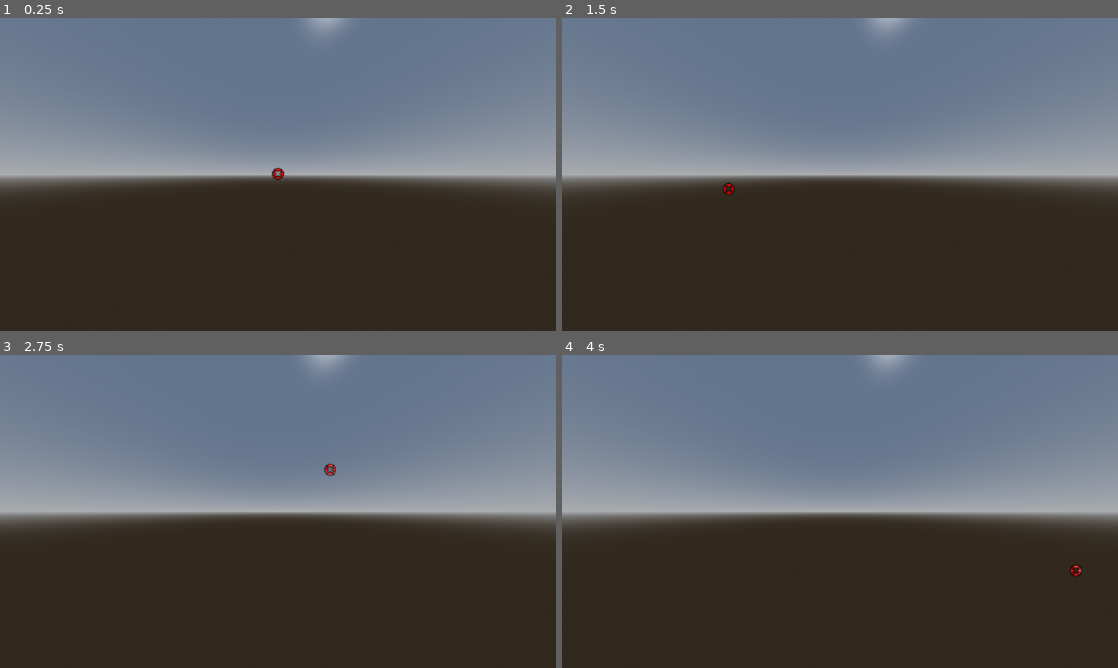
Above: before the commit, frames 1-4 (two rows, left to right).
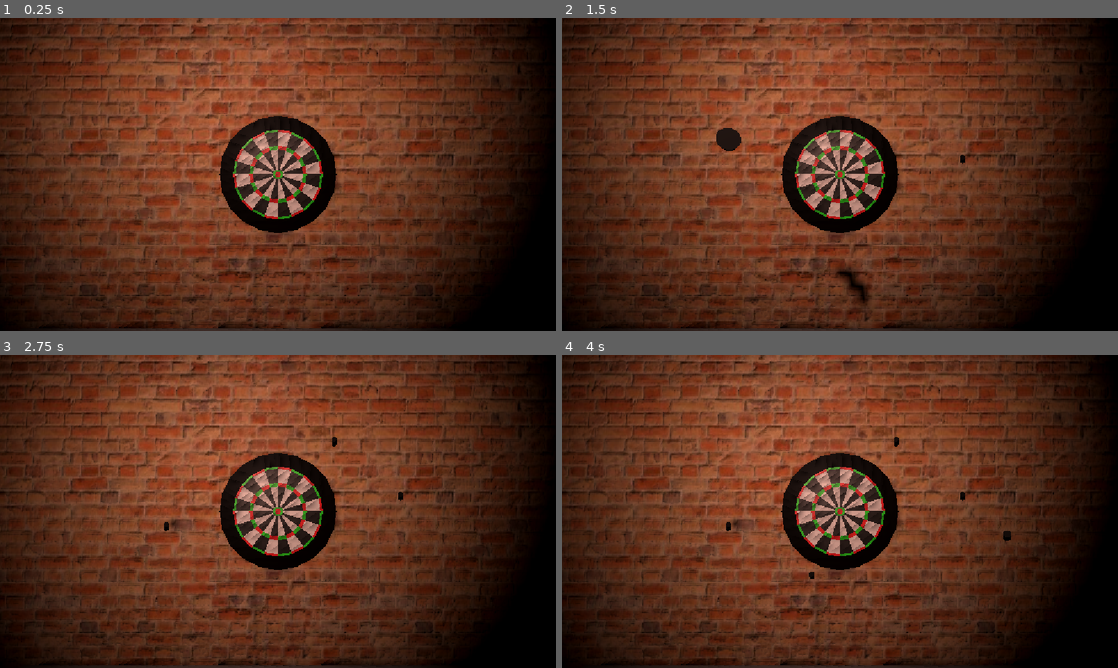
Above: after the commit, the same moments.

Repository: nugamestudioclub/dartuna
Game: Godot game, scene res://scenes/marco_dev_scene.tscn
Two runs of this game, one before a commit and one after it. Both use one fixed random seed, a clock stepped at 60 frames per second and the inputs below. Before the commit the project starts from res://scenes/node_3d.tscn.
Inputs (mouse positions are in pixels of both pictures, inside the frame that each line leads up to):
- Up to frame 1 (0.25 s): no input
- Up to frame 2 (1.5 s): tap Enter at 0.5 s; move the mouse to (962, 158) at 0.52 s; press the mouse at (962, 158) at 0.53 s; move the mouse to (728, 190) at 1.27 s; release the mouse at (728, 190) at 1.28 s; click (728, 190) at 1.35 s
- Up to frame 3 (2.75 s): move the mouse to (333, 442) at 2.02 s; press the mouse at (333, 442) at 2.03 s
- Up to frame 4 (4 s): move the mouse to (812, 574) at 2.77 s; release the mouse at (812, 574) at 2.78 s; click (812, 574) at 2.85 s; move the mouse to (1006, 558) at 3.52 s; press the mouse at (1006, 558) at 3.53 s

The runs differ from the first frame. In frame 1, 89% of the frame differs, in the area x 0-100%, y 0-100%; in frame 2, 88%; in frame 3, 89%; in frame 4, 89%.

Commit message:
settings updates

Diff:
--- a/project.godot
+++ b/project.godot
@@ -11,7 +11,7 @@
 [application]
 
 config/name="Dartuna"
-run/main_scene="res://scenes/node_3d.tscn"
+run/main_scene="uid://uyly63xgnnrh"
 config/features=PackedStringArray("4.7", "Forward Plus")
 config/icon="res://icon.svg"
 
--- a/scenes/marco_dev_scene.tscn
+++ b/scenes/marco_dev_scene.tscn
@@ -57,11 +57,11 @@
 shape = SubResource("BoxShape3D_a0f0j")
 
 [node name="SpotLight3D" type="SpotLight3D" parent="." unique_id=1050830601]
-transform = Transform3D(-0.22293662, 0, -0.97483295, 0, 1, 0, 0.97483295, 0, -0.22293662, -5.710175, 0, -1.1611645)
+transform = Transform3D(-0.20985043, 0.3375687, -0.9176111, 0.07525642, 0.94130087, 0.3290731, 0.97483295, 0, -0.22293662, -5.710175, 1.8497126, -1.1611645)
 light_color = Color(0.9423773, 0.7017057, 0.63218457, 1)
 light_energy = 7.192
 light_indirect_energy = 7.495
 light_volumetric_fog_energy = 16.0
 shadow_enabled = true
-spot_range = 9.005435
+spot_range = 10.0
 spot_angle = 77.43302
Not shown: 1 places in scenes/node_3d.tscn that only renumber resources
